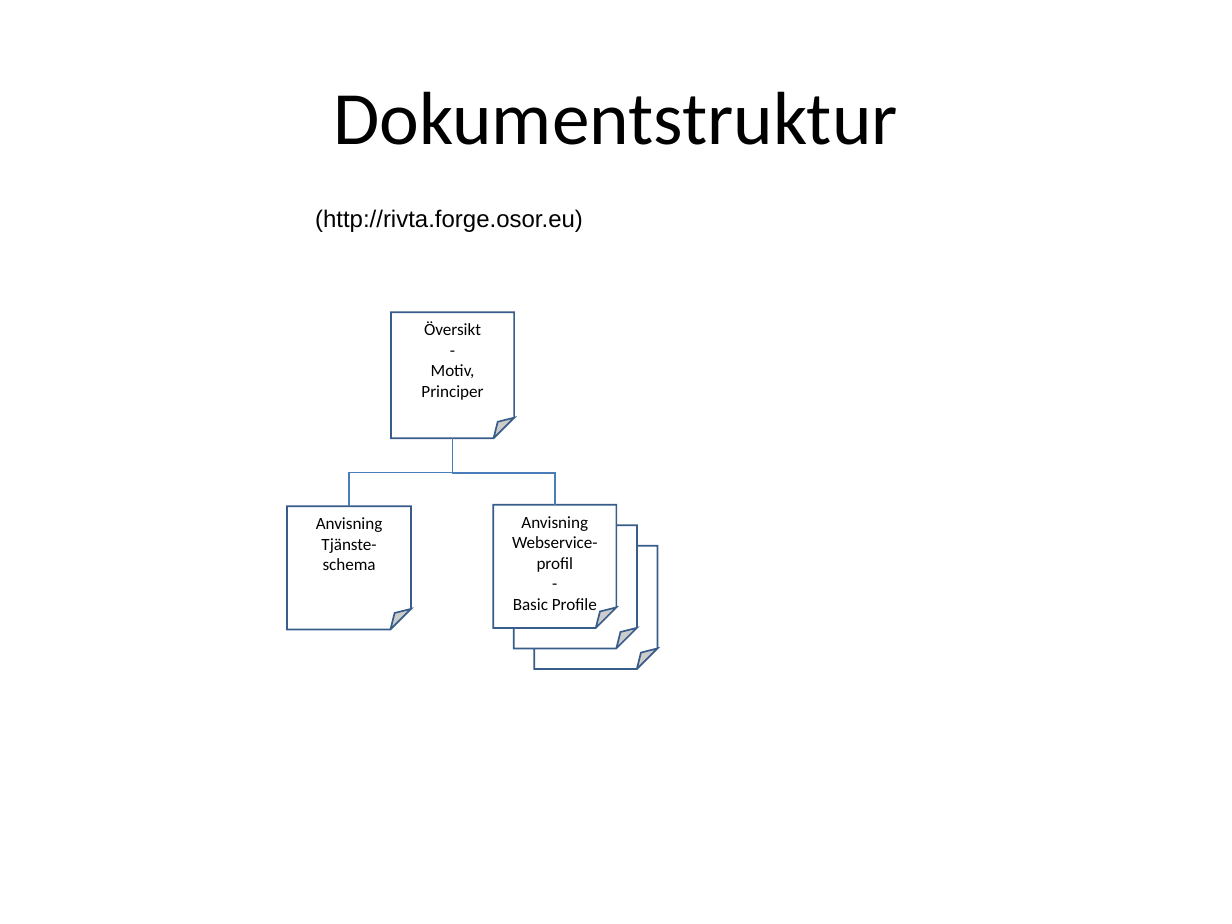
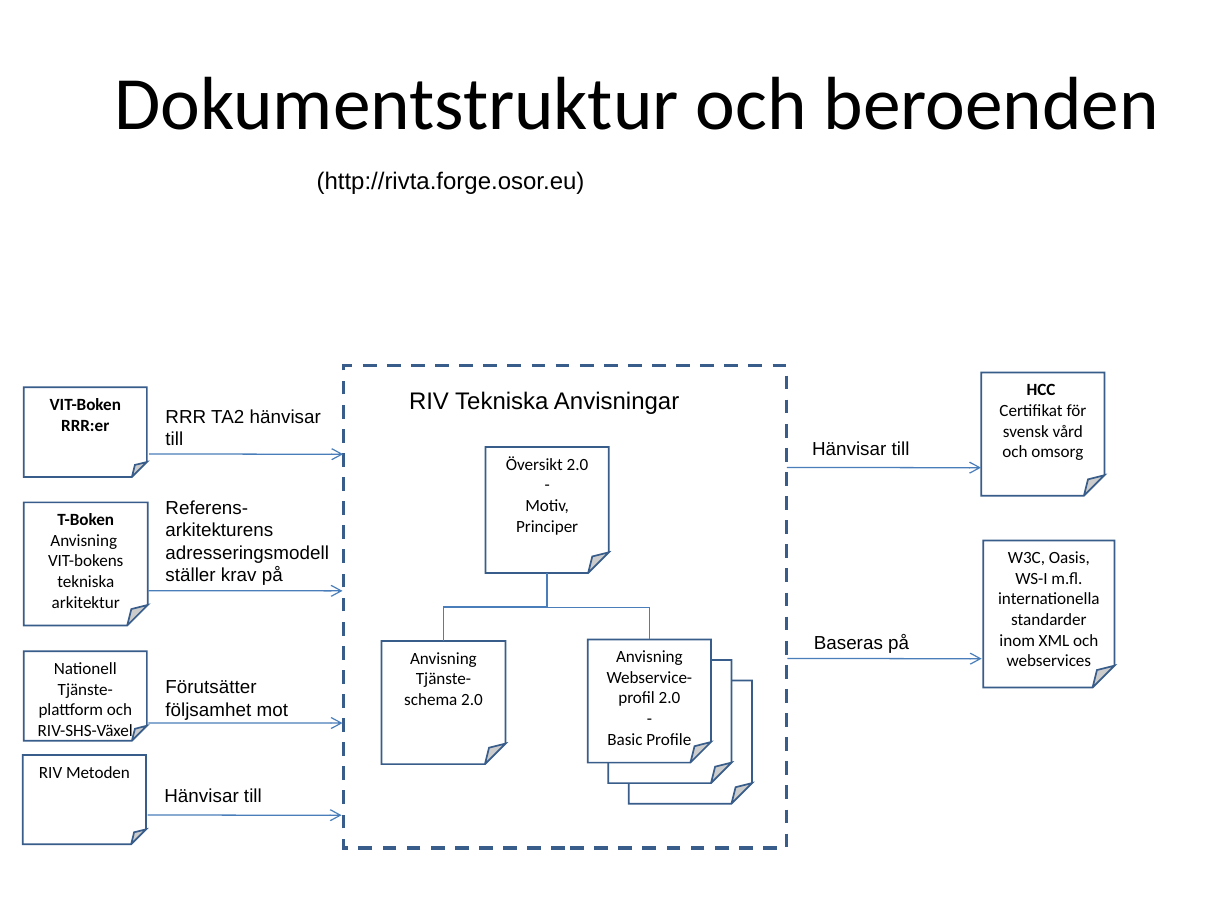
Before and after one commit to admstar/rivta, a slide deck: slide 21 of doc/arbetsdokument/RIV-förvaltning, Illustrationer.ppt. Drawn at 1232x924 pixels with LibreOffice and Linux fonts; fonts in the diff are those of the drawing. Boxes give left, top, right and bottom in pixels: in the first picture for what was removed or moved away, otherwise in the second. Text is boxed around its words. In the diff, an @@ line names an element or a change of style, - is before the commit and + after.

```diff
--- a/doc/arbetsdokument/RIV-förvaltning, Illustrationer.ppt
+++ b/doc/arbetsdokument/RIV-förvaltning, Illustrationer.ppt
@@ title at <box>114,76,1159,130</box>: text changed @@
-Dokumentstruktur
+Dokumentstruktur och beroenden
@@ text "(http://rivta.forge.osor.eu)": place and size @@
-text "(http://rivta.forge.osor.eu)" at <box>315,209,583,232</box>
+text "(http://rivta.forge.osor.eu)" at <box>317,171,585,194</box>
@@ folded corner added at <box>23,387,147,477</box>, fill #FFFFFF, outline #385D8A 0.99 pt, 10 pt, text #000000, bold @@
+VIT-Boken
+RRR:er
@@ rectangle added at <box>344,366,786,849</box>, outline #385D8A 2.01 pt dashed @@
@@ folded corner added at <box>982,372,1105,495</box>, fill #FFFFFF, outline #385D8A 0.99 pt, 10 pt, text #000000 @@
+HCC
+Certifikat för
+svensk vård och omsorg
@@ text added at <box>165,409,321,445</box>, 11 pt, text #000000 @@
+RRR TA2 hänvisar till
@@ text added at <box>409,391,679,414</box>, 14 pt, text #000000 @@
+RIV Tekniska Anvisningar
@@ 3 folded corners: place and size @@
-3 folded corners at <box>287,312,616,630</box>
+3 folded corners at <box>382,447,711,764</box>
@@ text added at <box>812,441,910,456</box>, 11 pt, text #000000 @@
+Hänvisar till
@@ arrow added from (149, 455) to (344, 455), #4A7EBB 0.74 pt @@
@@ text in folded corner at <box>506,456,589,470</box>: text changed @@
-Översikt
+Översikt 2.0
@@ arrow added from (787, 467) to (981, 468), #4A7EBB 0.74 pt @@
@@ folded corner added at <box>23,503,148,626</box>, fill #FFFFFF, outline #385D8A 0.99 pt, 10 pt, text #000000 @@
+T-Boken
+Anvisning
+VIT-bokens tekniska arkitektur
@@ text added at <box>165,500,328,585</box>, 11 pt, text #000000 @@
+Referens-arkitekturens adresseringsmodell ställer krav på
@@ folded corner added at <box>983,541,1115,687</box>, fill #FFFFFF, outline #385D8A 0.99 pt, 10 pt, text #000000 @@
+W3C, Oasis, WS-I m.fl.
+internationella standarder inom XML och webservices
@@ arrow added from (148, 590) to (342, 591), #4A7EBB 0.74 pt @@
@@ elbow line moved from (452, 439) - (554, 505) to (547, 573) - (444, 641) @@
@@ elbow line moved from (452, 439) - (349, 506) to (547, 573) - (649, 639) @@
@@ folded corner added at <box>23,652,147,742</box>, fill #FFFFFF, outline #385D8A 0.99 pt, 10 pt, text #000000 @@
+Nationell Tjänste-plattform och RIV-SHS-Växel
@@ text in folded corner at <box>607,650,693,703</box>: text changed @@
-Anvisning Webservice-profil
+Anvisning Webservice-profil 2.0
@@ arrow added from (787, 659) to (982, 659), #4A7EBB 0.74 pt @@
@@ text added at <box>814,634,909,653</box>, 11 pt, text #000000 @@
+Baseras på
@@ text added at <box>165,680,288,720</box>, 11 pt, text #000000 @@
+Förutsätter följsamhet mot
@@ text in folded corner at <box>404,672,483,705</box>: text changed @@
-Tjänste-schema
+Tjänste-schema 2.0
@@ folded corner "RIV Tekniska Anvisningar": place and size @@
-folded corner "RIV Tekniska Anvisningar" at <box>535,546,658,669</box>
+folded corner "RIV Tekniska Anvisningar" at <box>609,660,732,784</box>
@@ folded corner "RIV Tekniska Anvisningar": place and size @@
-folded corner "RIV Tekniska Anvisningar" at <box>514,525,637,648</box>
+folded corner "RIV Tekniska Anvisningar" at <box>628,680,752,803</box>
@@ arrow added from (148, 723) to (342, 723), #4A7EBB 0.74 pt @@
@@ folded corner added at <box>23,755,147,844</box>, fill #FFFFFF, outline #385D8A 0.99 pt, 10 pt, text #000000 @@
+RIV Metoden
@@ text added at <box>164,788,262,802</box>, 11 pt, text #000000 @@
+Hänvisar till
@@ arrow added from (148, 816) to (341, 816), #4A7EBB 0.74 pt @@
```
Also in this commit, not shown: 3 other slides changed, 1 other file.
